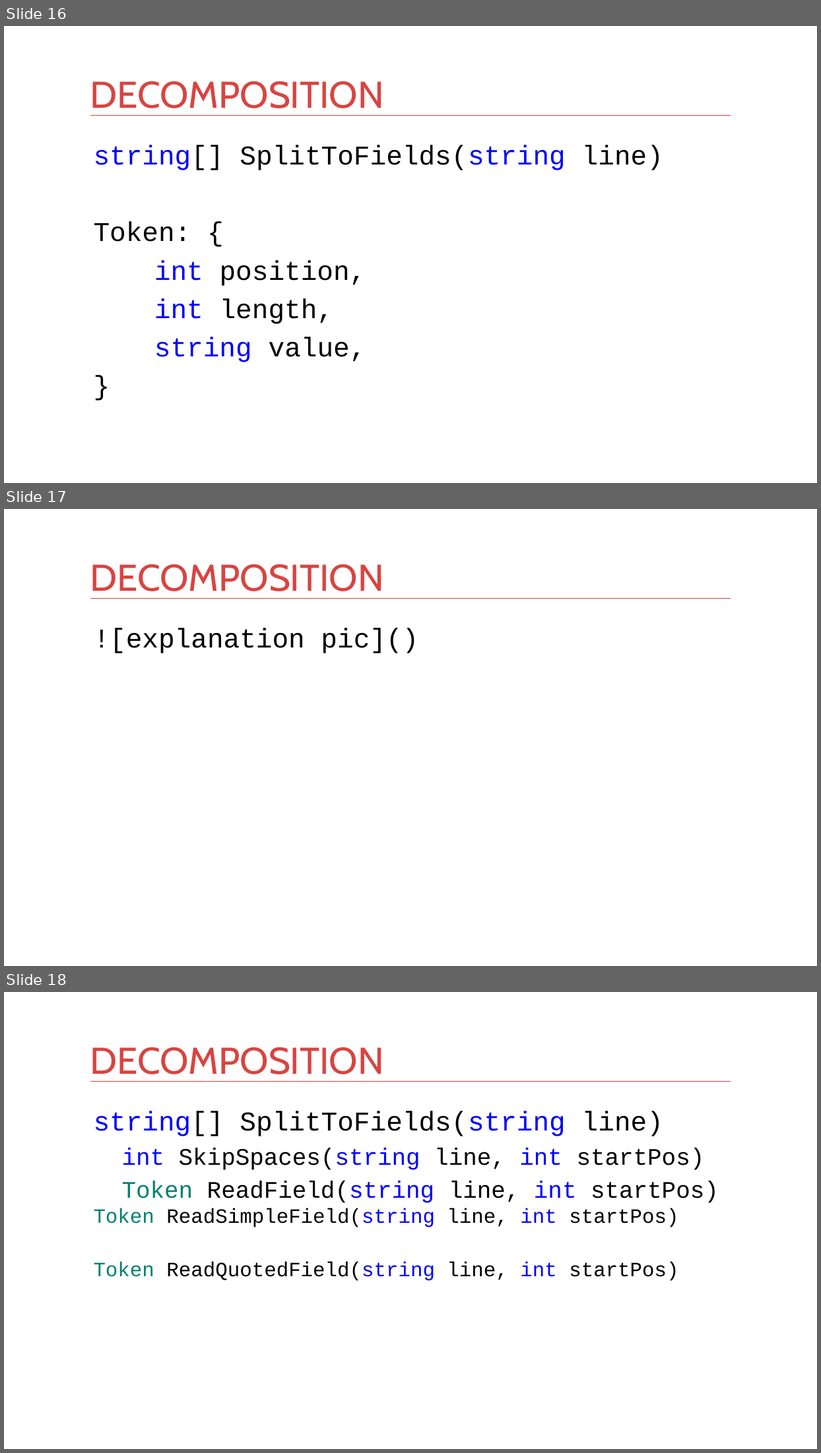
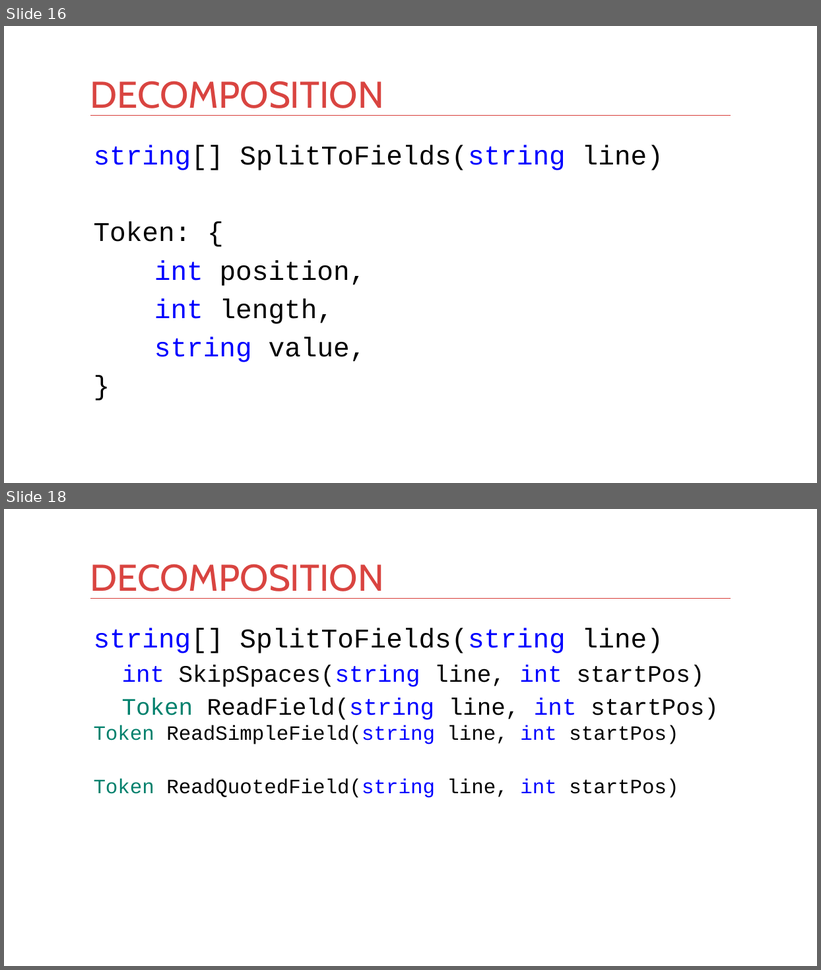
Before and after one commit to kontur-courses/clean-code, a slide deck: clean-code2.pptx. Shown one above the other, each under a label of ours: slides 16, 17 and 18 before the commit, slides 16 and 18 after it; the slides between them are not shown. The pictures are 821x1453 and 821x970 pixels, drawn with LibreOffice and Linux fonts; fonts in the diff are those of the drawing. Boxes give left, top, right and bottom in pixels: in the first picture for what was removed or moved away, otherwise in the second. Text is boxed around its words. In the diff, an @@ line names an element or a change of style, - is before the commit and + after.

```diff
--- a/clean-code2.pptx
+++ b/clean-code2.pptx
@@ slide 17 removed at (x1=4, y1=509, x2=817, y2=966), background #FFFFFF; not listed: 1 template element that a slide beside it also shows @@
@@ title removed at (x1=90, y1=564, x2=384, y2=599) @@
-DECOMPOSITION
@@ text removed at (x1=94, y1=628, x2=418, y2=654) @@
-![explanation pic]()
```
Also in this commit, not shown: 1 slide changed, 3 slides added, 2 other files.
